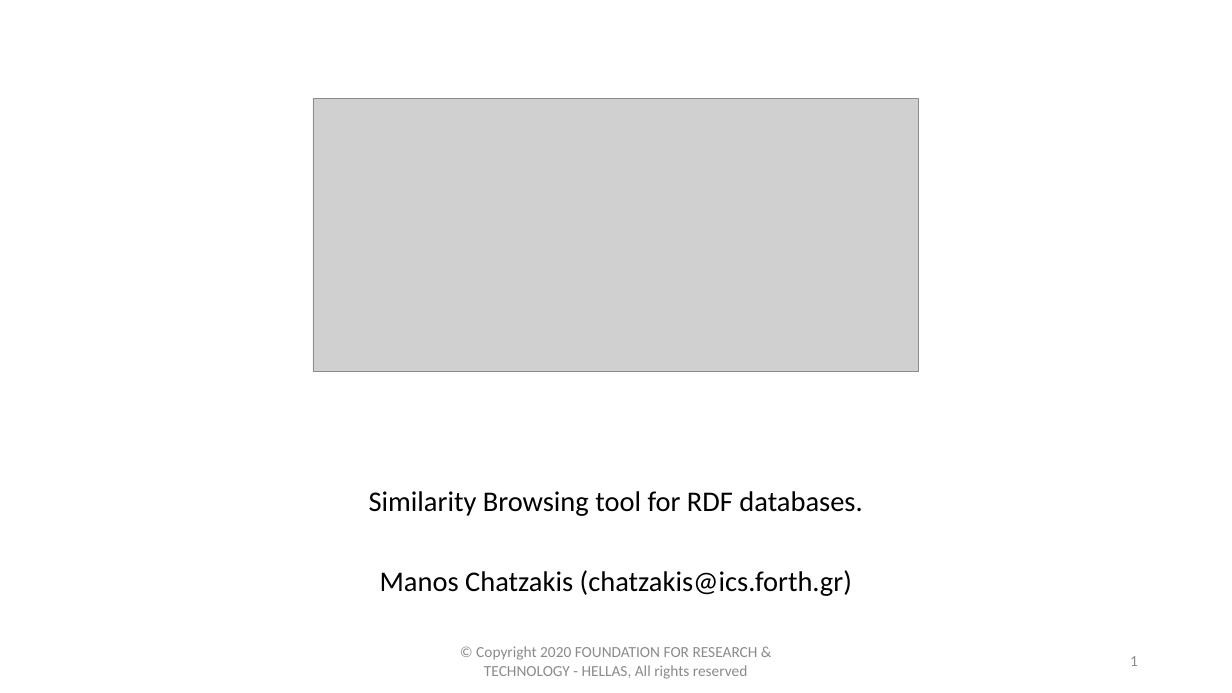
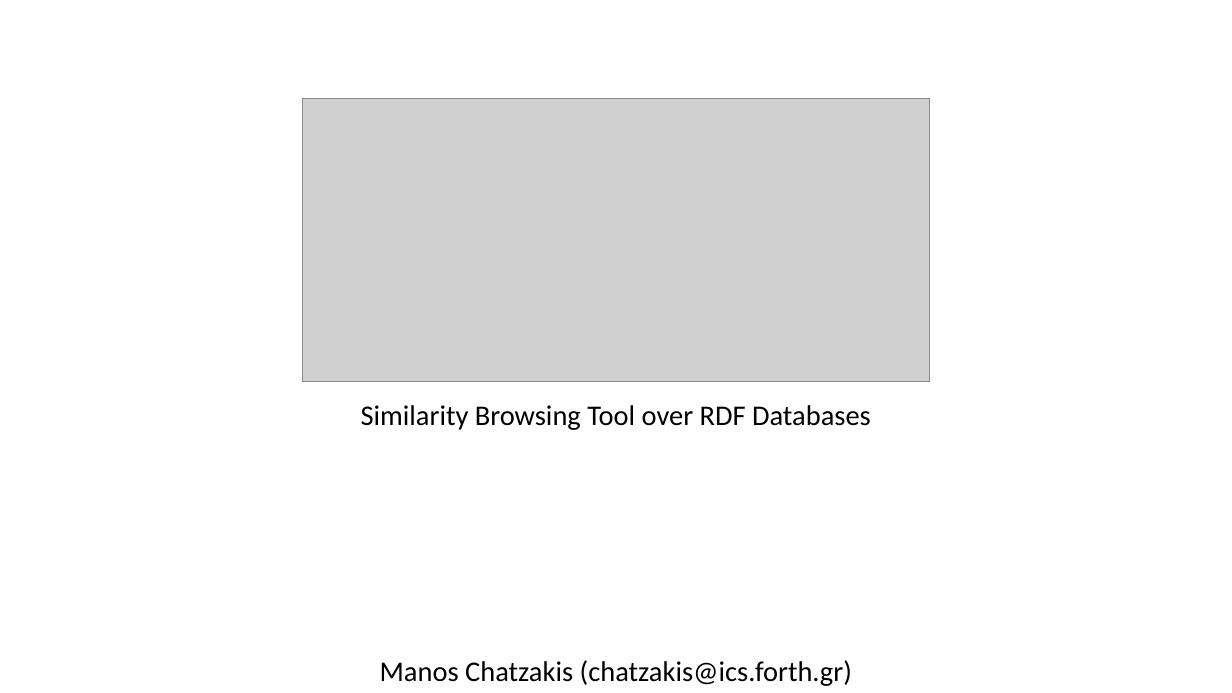
Before and after one commit to MChatzakis/RDFsim, a slide deck: slide 1 of RDFsim/presentation/RDFsim.pptx. Drawn at 1232x693 pixels with LibreOffice and Linux fonts; fonts in the diff are those of the drawing; grey boxes stand for pictures. Boxes give left, top, right and bottom in pixels: in the first picture for what was removed or moved away, otherwise in the second. Text is boxed around its words. In the diff, an @@ line names an element or a change of style, - is before the commit and + after.

```diff
--- a/RDFsim/presentation/RDFsim.pptx
+++ b/RDFsim/presentation/RDFsim.pptx
@@ picture: place and size @@
-picture at bbox=[313, 99, 920, 372]
+picture at bbox=[303, 99, 930, 382]
@@ text added at bbox=[361, 405, 871, 430], 22.2 pt, text #000000 @@
+Similarity Browsing Tool over RDF Databases
@@ subtitle at bbox=[369, 491, 862, 516]: paragraph removed @@
-Similarity Browsing tool for RDF databases.
@@ subtitle "Manos Chatzakis (chatzakis@ics.forth.gr)": place and size @@
-subtitle "Manos Chatzakis (chatzakis@ics.forth.gr)" at bbox=[369, 491, 862, 596]
+subtitle "Manos Chatzakis (chatzakis@ics.forth.gr)" at bbox=[380, 660, 852, 686]
@@ text removed at bbox=[476, 646, 758, 679] @@
-© Copyright 2020 FOUNDATION FOR RESEARCH & TECHNOLOGY - HELLAS, All rights reserved
@@ page number removed at bbox=[1130, 656, 1138, 666] @@
-1
```
Also in this commit, not shown: 4 slides added, 5 slides removed.
